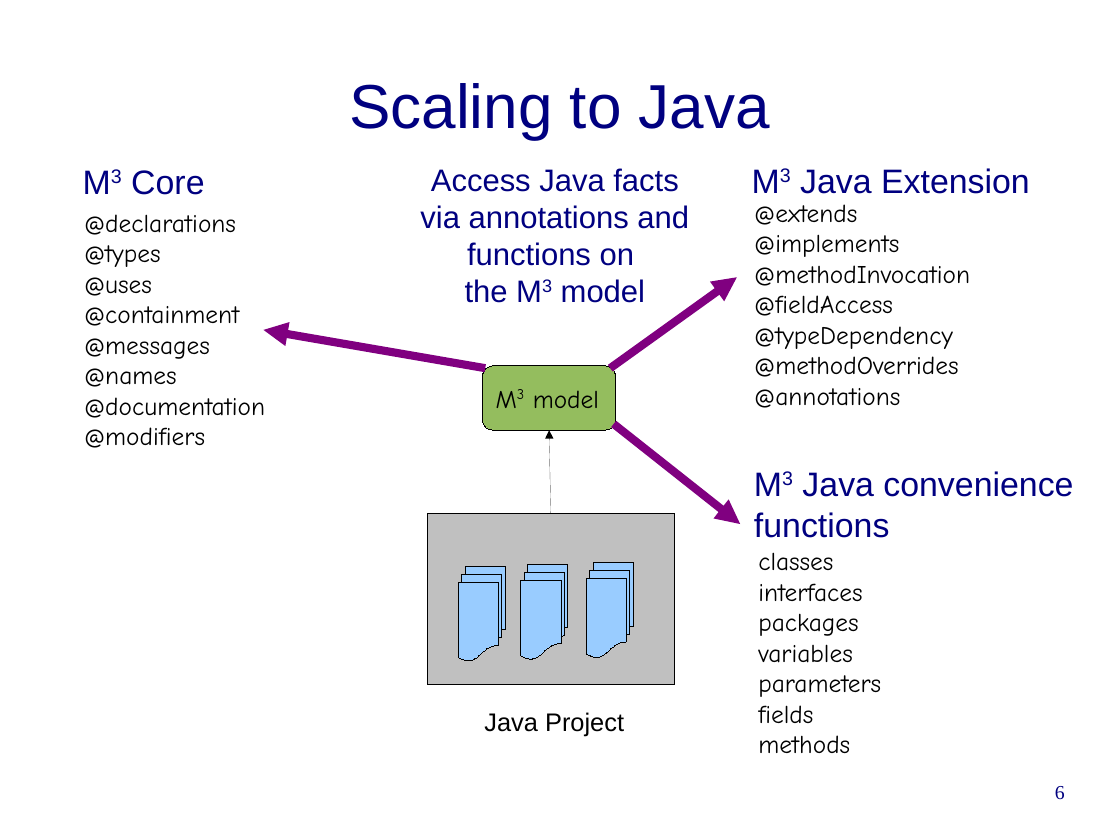
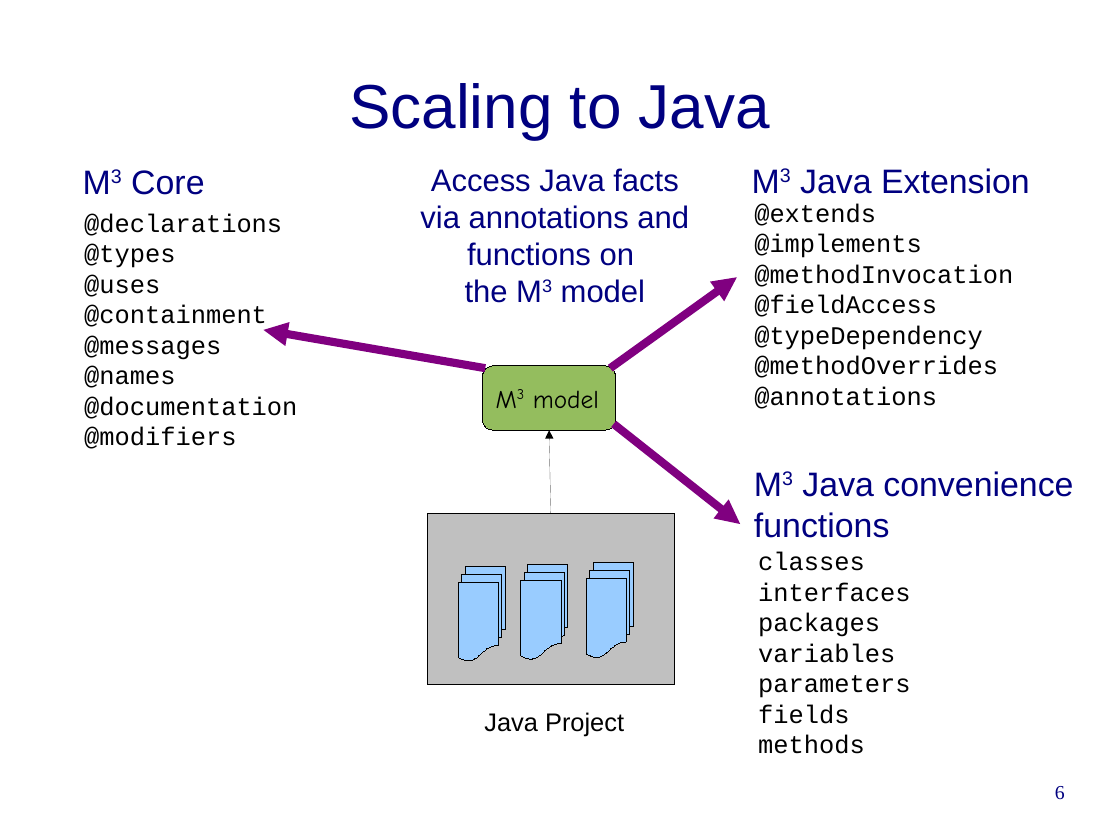
Before and after one commit to cwi-swat/rascal-course-pldi-2015, a slide deck: slide 6 of presentations/M3-overview.odp. Drawn at 1120x840 pixels with LibreOffice and Linux fonts; fonts in the diff are those of the drawing; background and template pictures are left out. Boxes give left, top, right and bottom in pixels: in the first picture for what was removed or moved away, otherwise in the second. Text is boxed around its words. In the diff, an @@ line names an element or a change of style, - is before the commit and + after.

```diff
--- a/presentations/M3-overview.odp
+++ b/presentations/M3-overview.odp
@@ font Comic Neue to Courier New in 3 elements at (84, 213, 297, 449), (758, 552, 910, 754), (754, 203, 1013, 409) @@
```
Also in this commit, not shown: 7 other slides changed, 3 slides added, 1 slide removed.
